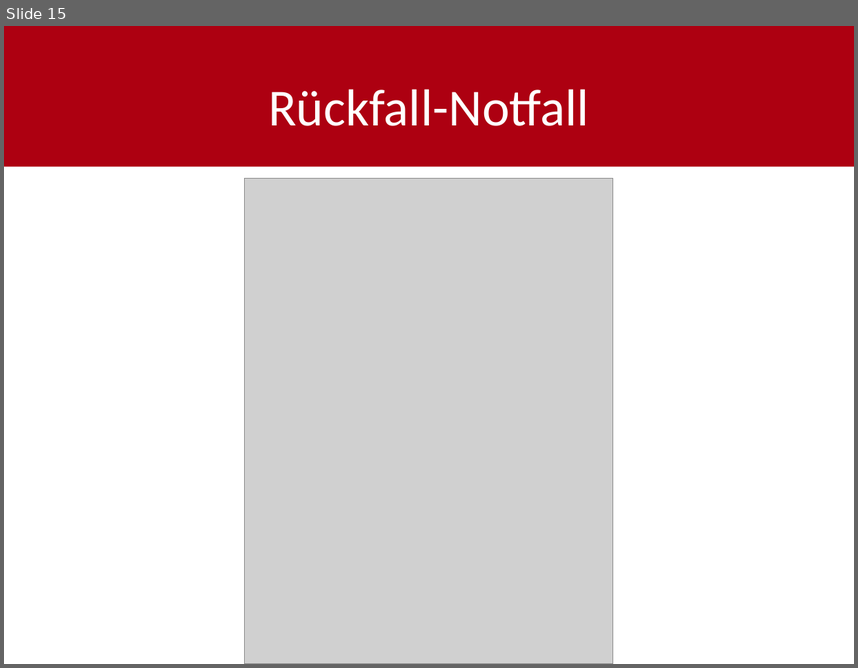
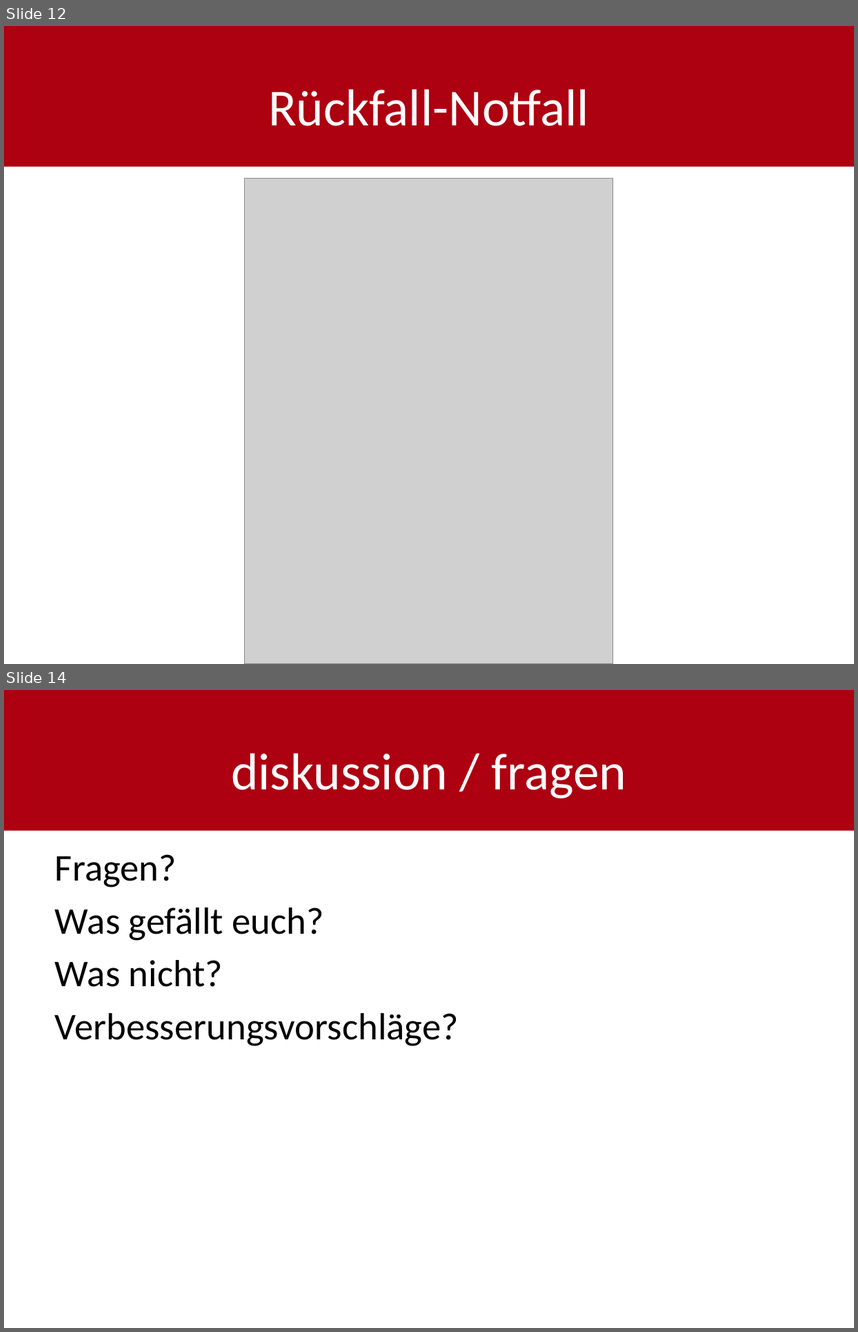
Before and after one commit to shylux/ch.bfh.bti7081.s2015.rot, a slide deck: doc/task03/Design_Thinking_final.pptx. Shown one above the other, each under a label of ours: slide 15 before the commit, slides 12 and 14 after it; the slides between them are not shown. The pictures are 858x668 and 858x1332 pixels, drawn with LibreOffice and Linux fonts; fonts in the diff are those of the drawing; grey boxes stand for pictures. Boxes give left, top, right and bottom in pixels: in the first picture for what was removed or moved away, otherwise in the second. Text is boxed around its words. In the diff, an @@ line names an element or a change of style, - is before the commit and + after.

```diff
--- a/doc/task03/Design_Thinking_final.pptx
+++ b/doc/task03/Design_Thinking_final.pptx
@@ slide 14 added at (x1=4, y1=690, x2=854, y2=1328), background #FFFFFF; not listed: 1 template element that a slide beside it also shows @@
@@ title added at (x1=231, y1=753, x2=626, y2=798), 44 pt, text #FFFFFF @@
+diskussion / fragen
@@ text added at (x1=55, y1=854, x2=459, y2=1046), 32 pt, text #000000 @@
+Fragen?
+Was gefällt euch?
+Was nicht?
+Verbesserungsvorschläge?
@@ what was slide 15 is now slide 12 @@
```
Also in this commit, not shown: 3 slides changed, 1 other slide added, 3 slides removed.
